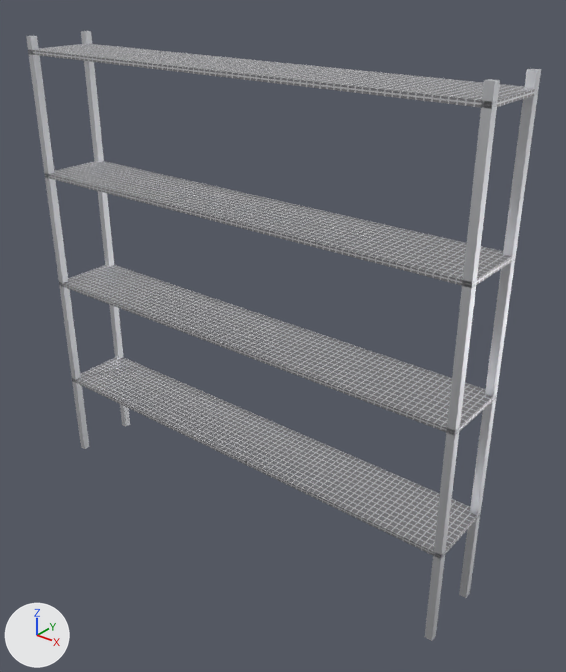
The COLLADA model src/blender/shelf/meshes/shelf.dae as it was, and as the next commit left it.
One viewpoint serves both versions: a 50 mm camera at (1.88, -2.12, 2.24) aimed at (0.14, 0.06, 0.89). Arrows for +X, +Y and +Z are at lower left; the lights stay in place. The older version comes first. Where no turn or scale is listed for an object, it has been applied to the vertices.

Objects in the first picture: 'board_1', 'board_2', 'board_3', 'board_4', 'post_1', 'post_2', 'post_3', 'post_4'.
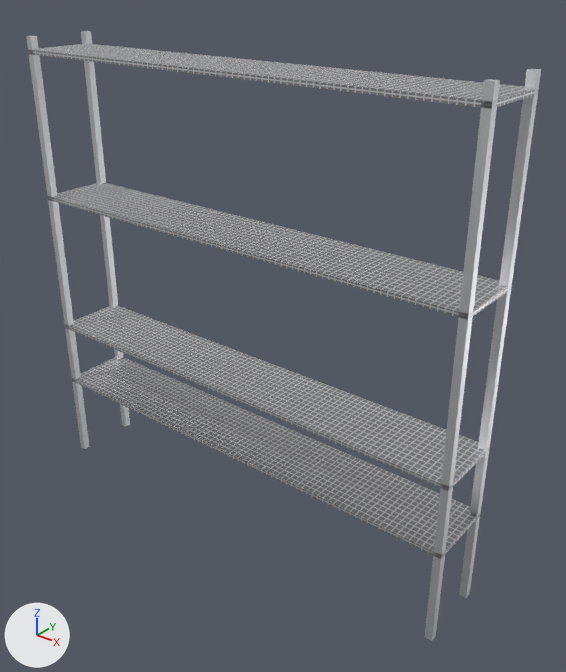
Pixel boxes [x1, y1, x2, y2] of what changed, in the pictures (566 x 672 px):
'board_2', moved
    before: [59, 265, 495, 435]
    after: [65, 306, 490, 491]
'board_3', moved
    before: [45, 161, 515, 286]
    after: [49, 183, 511, 319]

The change in detail:
Object 'board_2' (ob_board_2) moves from (0.0, 0.0, 0.891) to (0.0, 0.0, 0.676).
Object 'board_3' (ob_board_3) moves from (0.0, 0.0, 1.391) to (0.0, 0.0, 1.291).
